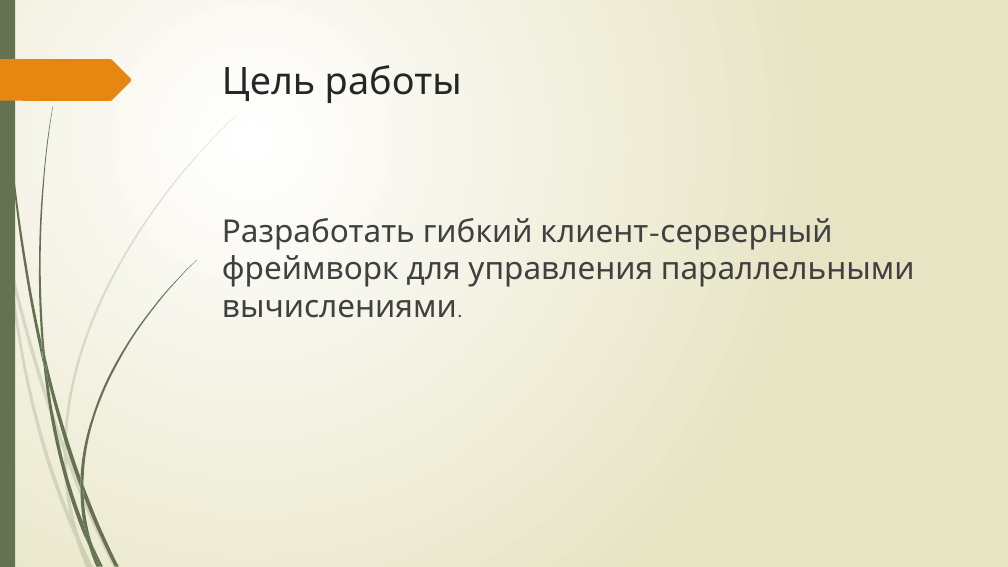
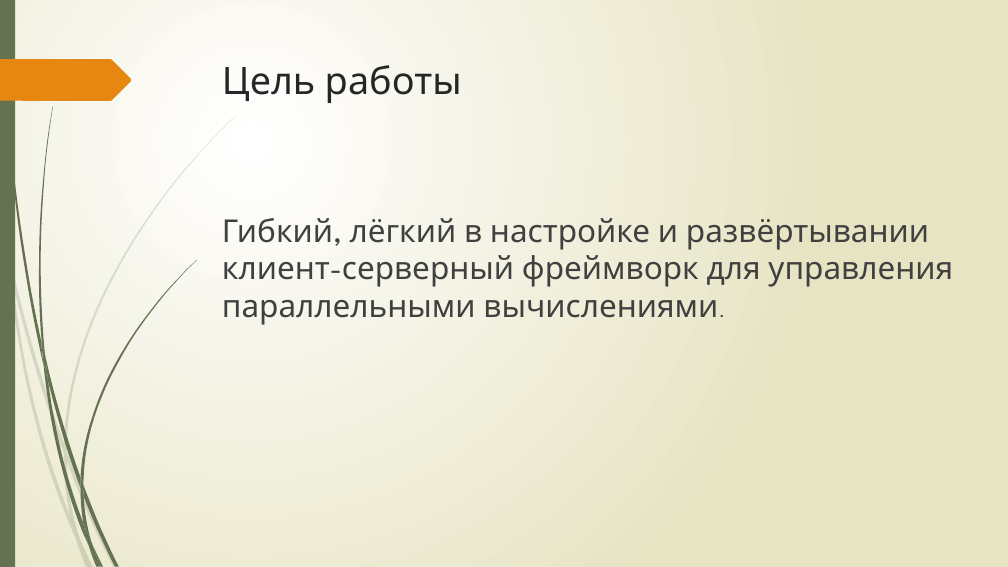
Before and after one commit to IbragimGabi/Diploma, a slide deck: slide 2 of презентация.pptx. Drawn at 1008x567 pixels with LibreOffice and Linux fonts; fonts in the diff are those of the drawing. Boxes give left, top, right and bottom in pixels: in the first picture for what was removed or moved away, otherwise in the second. Text is boxed around its words. In the diff, an @@ line names an element or a change of style, - is before the commit and + after.

```diff
--- a/презентация.pptx
+++ b/презентация.pptx
@@ text at (222, 218, 953, 325): text changed @@
-Разработать гибкий клиент-серверный фреймворк для управления параллельными вычислениями.
+Гибкий, лёгкий в настройке и развёртывании клиент-серверный фреймворк для управления параллельными вычислениями.
```
Also in this commit, not shown: 2 other files.
